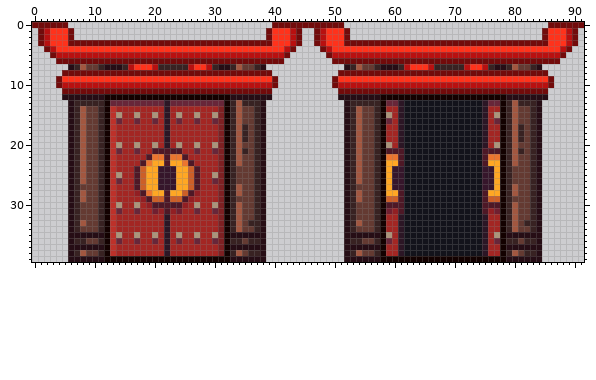
Sprite sheet -- assets/art/props/door/cave-door.png. Above, as it was before the edit.
The file is 92x40 pixels. Colours within 5 levels of each other are drawn and written as one.
New version:
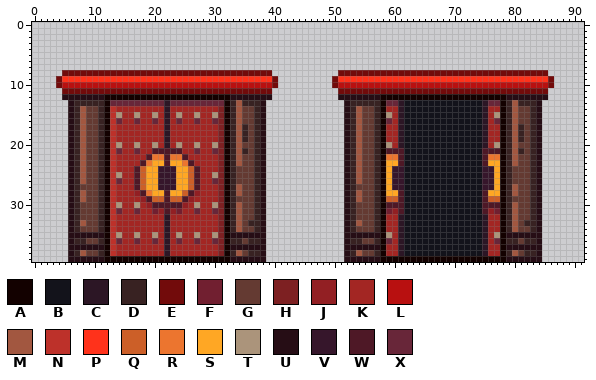
Palette (. is transparent): A #130100  B #13131b  C #2c1625  D #382222  E #720b0b  F #711f30  G #643a32  H #7d2022  J #921f23  K #a32623  L #b81010  M #a25740  N #bd312a  P #ff321b  Q #cc5f28  R #ec752f  S #ffa724  T #ab947b  U #260d15  V #36162b  W #4e1826  X #682639
Message: feat: worked on doors for level 2 and simplified cave door as well
Edits made:
{"y":0,"x":0,"old":"EEEEEE","new":"......"}
{"y":0,"x":40,"old":"EEEEEEEEEEEE","new":"............"}
{"y":0,"x":86,"old":"EEEEEE","new":"......"}
{"y":1,"x":1,"old":"ELPPPE","new":"......"}
{"y":1,"x":39,"old":"EPPPLE","new":"......"}
{"y":1,"x":47,"old":"ELPPPE","new":"......"}
{"y":1,"x":85,"old":"EPPPLE","new":"......"}
{"y":2,"x":1,"old":"ELPPPE","new":"......"}
{"y":2,"x":39,"old":"EPPPLE","new":"......"}
{"y":2,"x":47,"old":"ELPPPE","new":"......"}
{"y":2,"x":85,"old":"EPPPLE","new":"......"}
{"y":3,"x":1,"old":"ELPPPEEEEEEEEEEEEEEEEEEEEEEEEEEEEEEEEEEPPPLE","new":"............................................"}
{"y":3,"x":47,"old":"ELPPPEEEEEEEEEEEEEEEEEEEEEEEEEEEEEEEEEEPPPLE","new":"............................................"}
{"y":4,"x":2,"old":"ELPPPPPPPPPPPPPPPPPPPPPPPPPPPPPPPPPPPPPPLE","new":".........................................."}
{"y":4,"x":48,"old":"ELPPPPPPPPPPPPPPPPPPPPPPPPPPPPPPPPPPPPPPLE","new":".........................................."}
{"y":5,"x":3,"old":"ELLLLLLLLLLLLLLLLLLLLLLLLLLLLLLLLLLLLLLE","new":"........................................"}
{"y":5,"x":49,"old":"ELLLLLLLLLLLLLLLLLLLLLLLLLLLLLLLLLLLLLLE","new":"........................................"}
{"y":6,"x":4,"old":"EEEEEEEEEEEEEEEEEEEEEEEEEEEEEEEEEEEEEE","new":"......................................"}
{"y":6,"x":50,"old":"EEEEEEEEEEEEEEEEEEEEEEEEEEEEEEEEEEEEEE","new":"......................................"}
{"y":7,"x":6,"old":"UDMGGDUUUDLPPPLDDDDDLPPLDUUDMGGDU","new":"................................."}
{"y":7,"x":52,"old":"UDMGGDUUUDLPPPLDDDDDLPPLDUUDMGGDU","new":"................................."}
{"label":"erased","picture_box":[32,22,584,70]}
